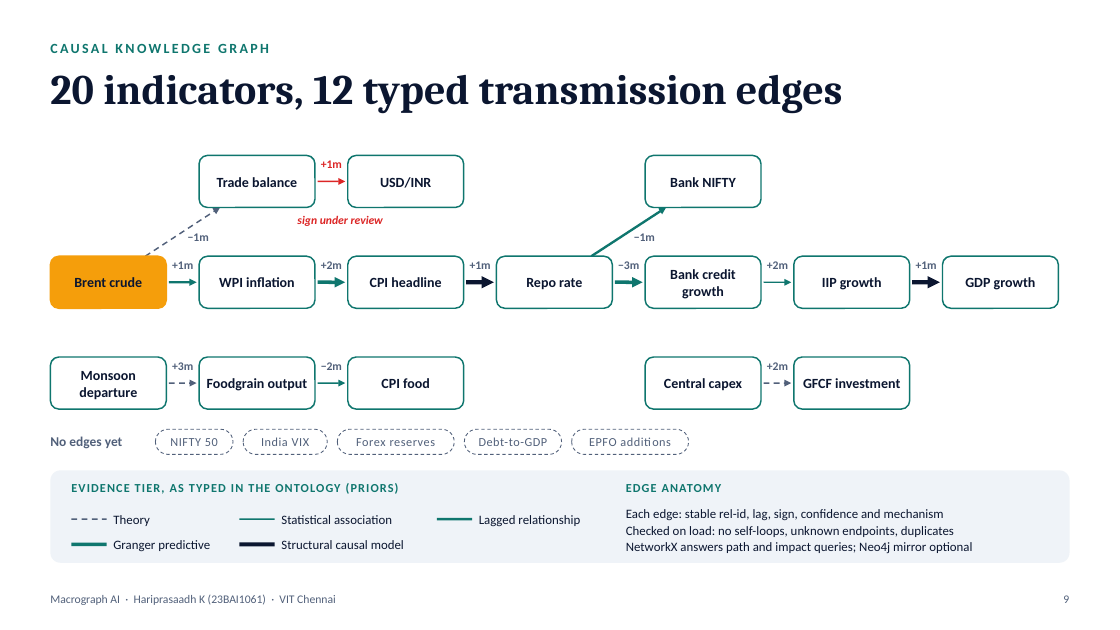
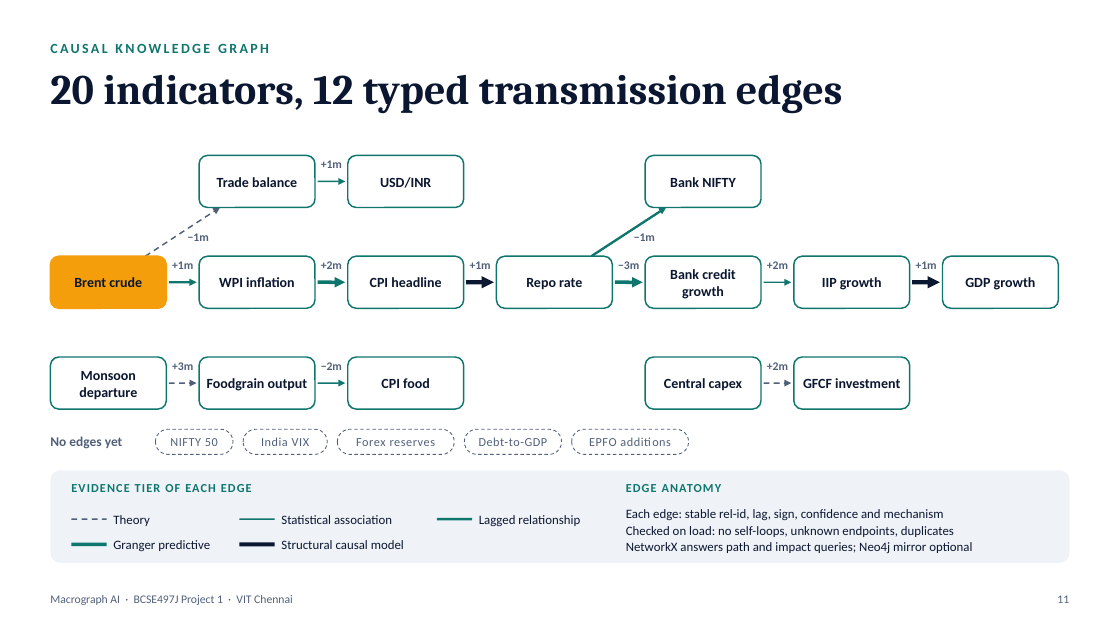
Before and after one commit to Hariprasaadh/macrograph-ai, a slide deck: slide 11 of docs/detailed/Macrograph_AI_Presentation.pptx (slide 9 before the commit). Drawn at 1120x630 pixels with LibreOffice and Linux fonts; fonts in the diff are those of the drawing. Boxes give left, top, right and bottom in pixels: in the first picture for what was removed or moved away, otherwise in the second. Text is boxed around its words. In the diff, an @@ line names an element or a change of style, - is before the commit and + after.

```diff
--- a/docs/detailed/Macrograph_AI_Presentation.pptx
+++ b/docs/detailed/Macrograph_AI_Presentation.pptx
@@ text "+1m" at (321,160,342,168): text colour #DC2626 to #51607A @@
@@ arrow (318, 181) - (345, 181): stroke #DC2626 1.25 pt to #0F766E 1.25 pt @@
@@ text removed at (297,215,383,226) @@
-sign under review
@@ text at (71,484,252,492): text changed @@
-EVIDENCE TIER, AS TYPED IN THE ONTOLOGY (PRIORS)
+EVIDENCE TIER OF EACH EDGE
@@ text at (50,595,293,605): text changed @@
-Macrograph AI · Hariprasaadh K (23BAI1061) · VIT Chennai
+Macrograph AI · BCSE497J Project 1 · VIT Chennai
@@ page number at (1057,595,1069,603): text changed @@
-9
+11
```
Also in this commit, not shown: 13 other slides changed, 6 slides added, 1 slide removed, 3 other files.
